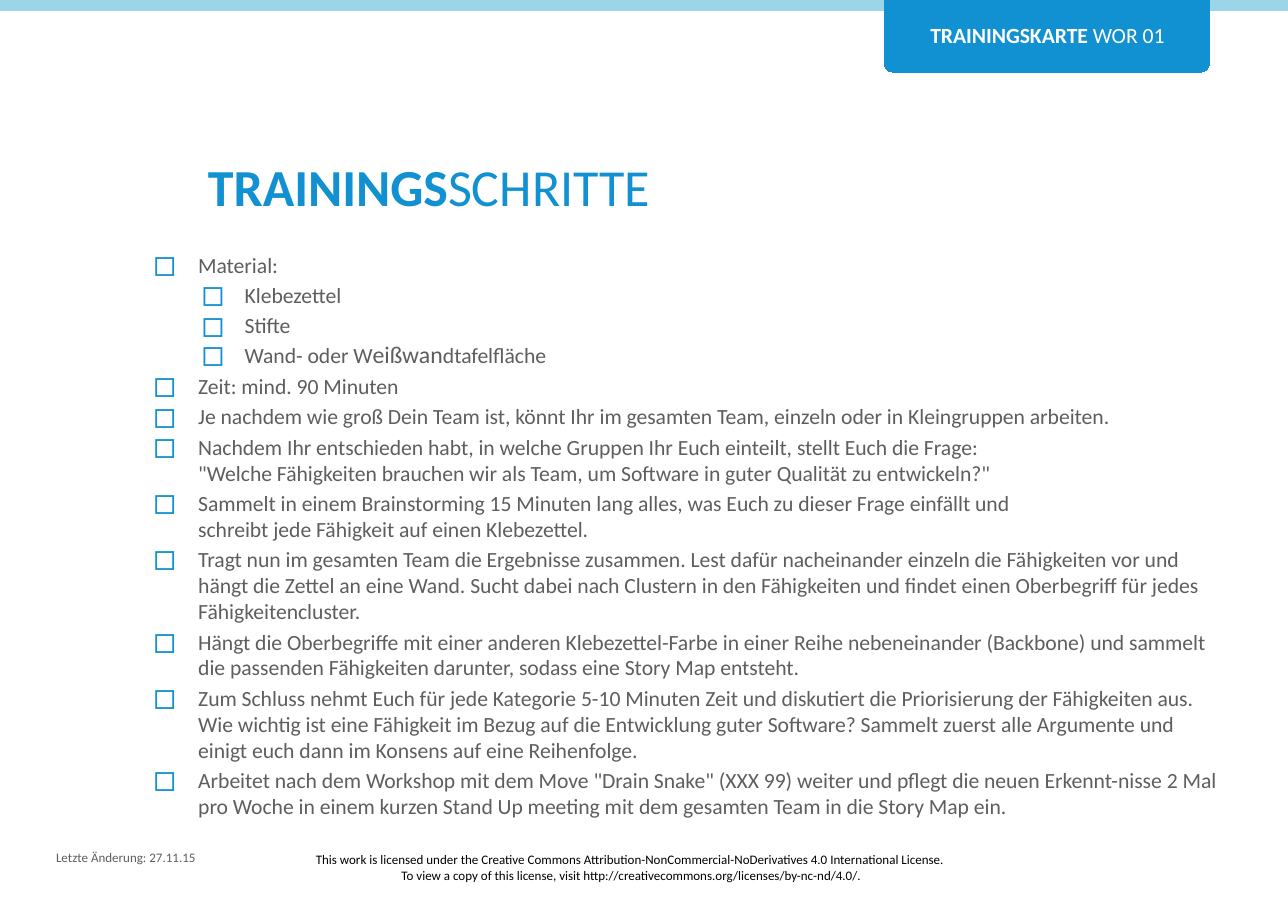
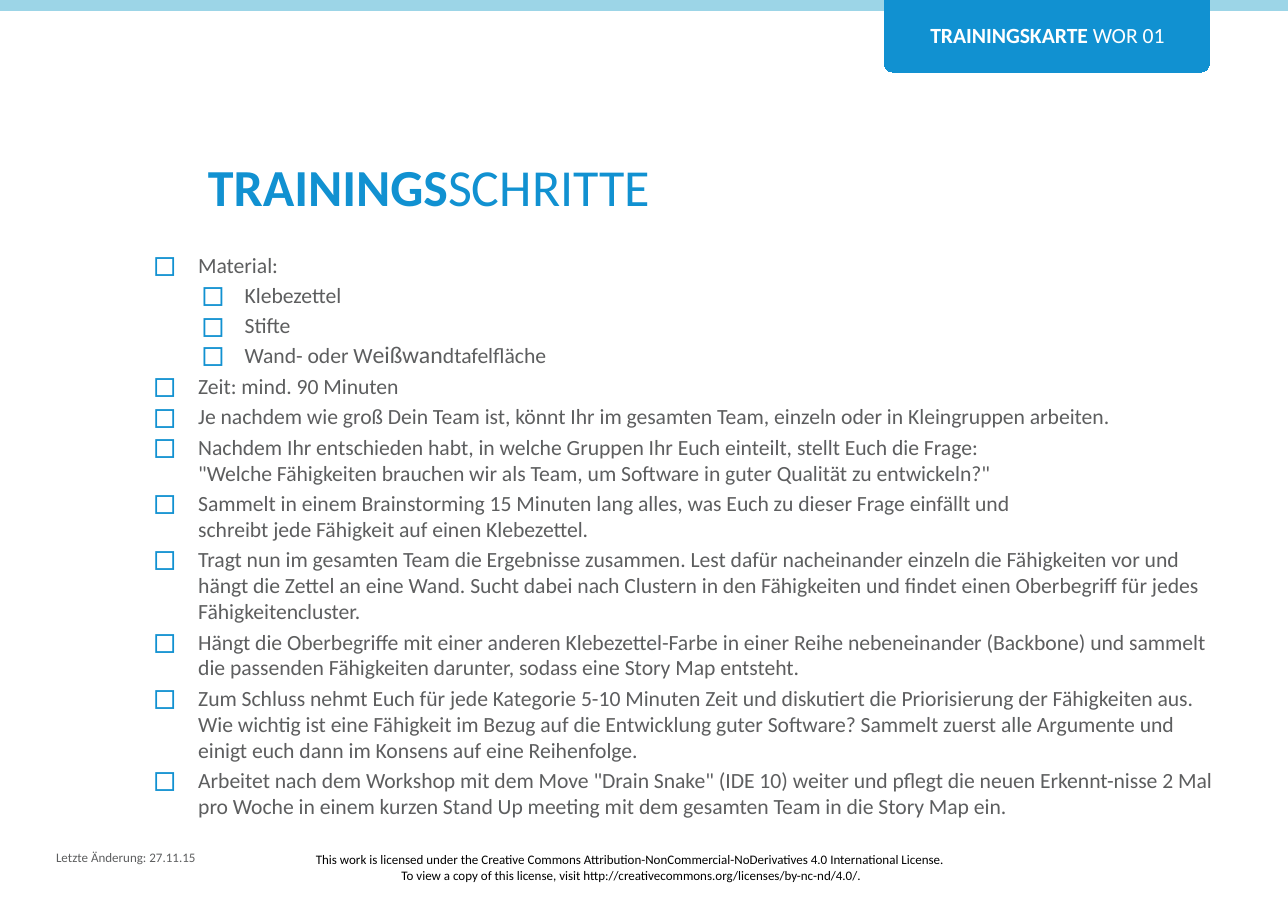
Before and after one commit to Teamtool/training-materials, a slide deck: slide 2 of training-cards/agile moves/Workshops (WOR)/ger/apprentice/ger_WOR_01_Was_braucht_mein_Team_AM_A.pptx. Drawn at 1288x907 pixels with LibreOffice and Linux fonts; fonts in the diff are those of the drawing; background and template pictures are left out. Boxes give left, top, right and bottom in pixels: in the first picture for what was removed or moved away, otherwise in the second. Text is boxed around its words. In the diff, an @@ line names an element or a change of style, - is before the commit and + after.

```diff
--- a/training-cards/agile moves/Workshops (WOR)/ger/apprentice/ger_WOR_01_Was_braucht_mein_Team_AM_A.pptx
+++ b/training-cards/agile moves/Workshops (WOR)/ger/apprentice/ger_WOR_01_Was_braucht_mein_Team_AM_A.pptx
@@ text at (x1=198, y1=772, x2=1212, y2=818): text changed @@
-◻ Arbeitet nach dem Workshop mit dem Move "Drain Snake" (XXX 99) weiter und pflegt die neuen Erkennt-nisse 2 Mal pro Woche in einem kurzen Stand Up meeting mit dem gesamten Team in die Story Map ein.
+◻ Arbeitet nach dem Workshop mit dem Move "Drain Snake" (IDE 10) weiter und pflegt die neuen Erkennt-nisse 2 Mal pro Woche in einem kurzen Stand Up meeting mit dem gesamten Team in die Story Map ein.
```
Also in this commit, not shown: 1 other slide changed, 6 other files.
